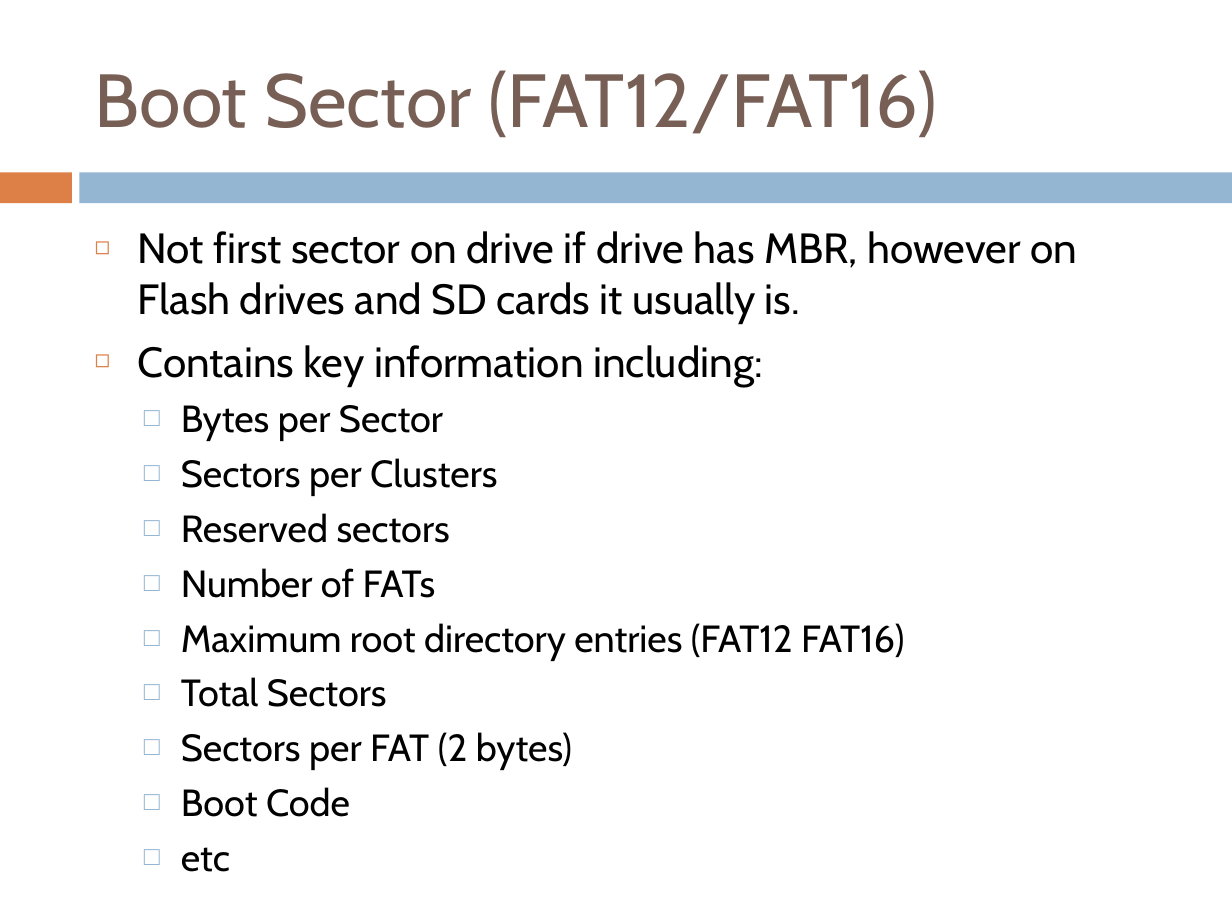
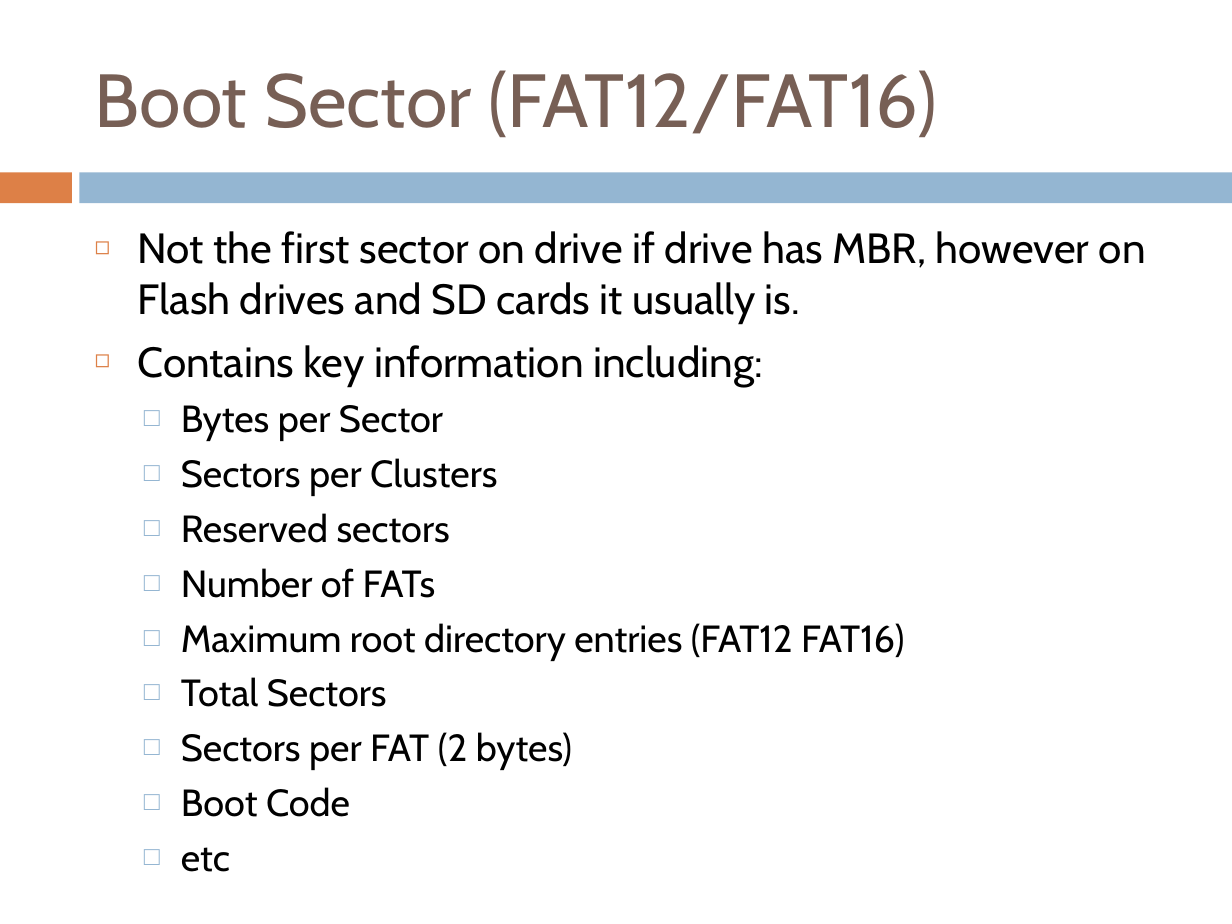
Before and after one commit to trampas/embedded_class, a slide deck: slide 7 of course_material/slides/FAT Filesystem.pptx. Drawn at 1232x924 pixels with LibreOffice and Linux fonts; fonts in the diff are those of the drawing. Boxes give left, top, right and bottom in pixels: in the first picture for what was removed or moved away, otherwise in the second. Text is boxed around its words. In the diff, an @@ line names an element or a change of style, - is before the commit and + after.

```diff
--- a/course_material/slides/FAT Filesystem.pptx
+++ b/course_material/slides/FAT Filesystem.pptx
@@ text at <box>138,231,1146,324</box>: text changed @@
-◻ Not first sector on drive if drive has MBR, however on Flash drives and SD cards it usually is.
+◻ Not the first sector on drive if drive has MBR, however on Flash drives and SD cards it usually is.
```
Also in this commit, not shown: 2 other files.
